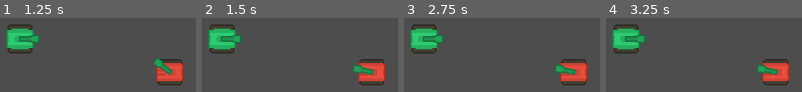
Above: before the commit, frames 1-4 (left to right).
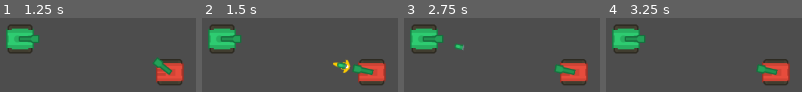
Above: after the commit, the same moments.

Repository: BrianMosbeux/Steel_Storm
Game: Godot game, scene res://scenes/main.tscn
Two runs of this game, one before a commit and one after it. Both use one fixed random seed, a clock stepped at 60 frames per second and the inputs below.
Inputs:
- Up to frame 1 (1.25 s): tap Enter at 0.5 s
- Up to frame 2 (1.5 s): tap Space at 1.25 s
- Up to frame 3 (2.75 s): tap Enter at 2 s
- Up to frame 4 (3.25 s): tap Space at 2.75 s

Frame 1 is identical in both runs. In frame 2, 0.9% of the frame differs, in the area x 66-77%, y 56-75%; in frame 3, 0.4%; in frame 4, nothing differs.

Commit message:
Create global_signal.gd script to handle bullet_fired signal
Create global_signal.gd script
set global_signal.gd to autoload (project setting > autoload)
create signal bullet_fired in global_signals.gd
connect new bullet_fired signal to bullet_manager.gd handle_bullet_spawned(function)
remove obsolete player_shot and weapon_fired signals

Diff:
--- a/project.godot
+++ b/project.godot
@@ -14,6 +14,10 @@
 run/main_scene="res://scenes/main.tscn"
 config/features=PackedStringArray("4.2", "Forward Plus")
 config/icon="res://icon.svg"
+
+[autoload]
+
+GlobalSignals="*res://scripts/global_signals.gd"
 
 [input]
 
--- a/scenes/enemy.tscn
+++ b/scenes/enemy.tscn
@@ -10,7 +10,7 @@
 size = Vector2(40, 42)
 
 [sub_resource type="CircleShape2D" id="CircleShape2D_dyuqg"]
-radius = 300.0
+radius = 450.0
 
 [node name="Enemy" type="CharacterBody2D" groups=["enemies"]]
 script = ExtResource("1_du53m")
--- a/scenes/main.tscn
+++ b/scenes/main.tscn
@@ -16,5 +16,3 @@
 
 [node name="BulletManager" type="Node2D" parent="."]
 script = ExtResource("2_5x1xw")
-
-[connection signal="player_shot" from="Player" to="." method="_on_player_player_shot"]
--- a/scenes/player.tscn
+++ b/scenes/player.tscn
@@ -21,5 +21,3 @@
 [node name="Weapon" parent="." instance=ExtResource("3_87jxi")]
 
 [node name="Health" parent="." instance=ExtResource("4_ilv1t")]
-
-[connection signal="weapon_fired" from="Weapon" to="." method="_on_weapon_weapon_fired"]
--- a/scripts/ai.gd
+++ b/scripts/ai.gd
@@ -25,7 +25,6 @@
 
 
 func _process(delta):
-	print(player, weapon)
 	match current_state:
 		State.PATROL:
 			pass
@@ -33,6 +32,8 @@
 			if player and weapon:
 				var direction = player.global_position - enemy.global_position
 				weapon.rotation = rotate_toward(weapon.global_rotation, direction.angle(), 2 * delta)
+				if weapon.rotation == direction.angle():
+					weapon.shoot()
 				#var angle = (player.global_position - global_position).angle()
 				#weapon.rotation = angle
 				#enemy.rotation = angle
@@ -41,18 +42,13 @@
 func initialize(enemy: Enemy, weapon: Weapon):
 	self.enemy = enemy
 	self.weapon = weapon
-	print(enemy, weapon)
-
 
 func _on_detection_zone_body_entered(body):
 	if body.is_in_group("players"):
 		current_state = State.ENGAGE
 		player = body
-		print(weapon)
-		print("ENGAGING")
 
 func _on_detection_zone_body_exited(body):
 	if body.is_in_group("players"):
 		current_state = State.PATROL
 		player = null
-		print("PATROLING")
--- /dev/null
+++ b/scripts/global_signals.gd
@@ -0,0 +1,4 @@
+extends Node
+
+
+signal bullet_fired(bullet, bullet_start_location, bullet_dir)
--- a/scripts/main.gd
+++ b/scripts/main.gd
@@ -1,9 +1,13 @@
 extends Node2D
 
 @onready var bullet_manager = $BulletManager
+@onready var player = $Player
 
 
 
+func _ready():
+	GlobalSignals.connect("bullet_fired", bullet_manager.handle_bullet_spawned)
 
-func _on_player_player_shot(bullet, bullet_start_location, bullet_dir):
-	bullet_manager.handle_bullet_spawned(bullet, bullet_start_location, bullet_dir)
+
+#func _on_player_player_shot(bullet, bullet_start_location, bullet_dir):
+	#bullet_manager.handle_bullet_spawned(bullet, bullet_start_location, bullet_dir)
--- a/scripts/player.gd
+++ b/scripts/player.gd
@@ -1,8 +1,5 @@
 extends CharacterBody2D
 class_name Player
-
-
-signal player_shot(bullet, bullet_start_location, bullet_dir)
 
 
 @onready var weapon = $Weapon
@@ -81,9 +78,6 @@
 		velocity = -new_heading * velocity.length()
 
 func handle_hit():
-	health.health -= 50
+	health.health -= 20
 	if health.health <= 0:
 		print("YOU DIED")
-
-func _on_weapon_weapon_fired(bullet, bullet_start_postion, bullet_direction):
-	player_shot.emit(bullet, bullet_start_postion, bullet_direction)
--- a/scripts/weapon.gd
+++ b/scripts/weapon.gd
@@ -16,6 +16,7 @@
 	if weapon_cooldown.is_stopped():
 		var bullet_instance = BulletScene.instantiate()
 		var bullet_direction = (gun_direction.global_position - end_of_gun.global_position).normalized()
-		weapon_fired.emit(bullet_instance, end_of_gun.global_position, bullet_direction)
+		GlobalSignals.bullet_fired.emit(bullet_instance, end_of_gun.global_position, bullet_direction)
+		#weapon_fired.emit(bullet_instance, end_of_gun.global_position, bullet_direction)
 		weapon_cooldown.start()
 		animation_player.play("muzzle_flash")
